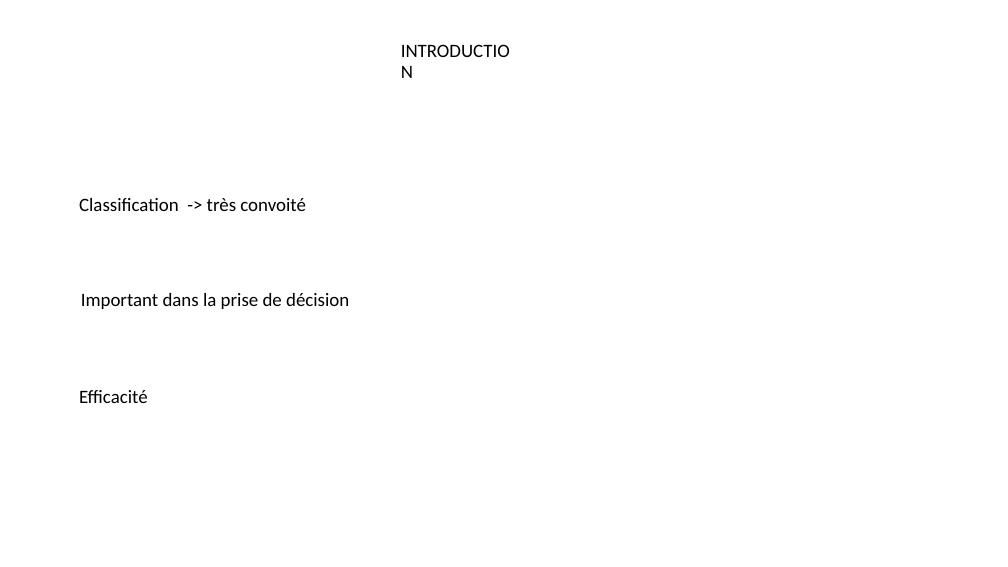
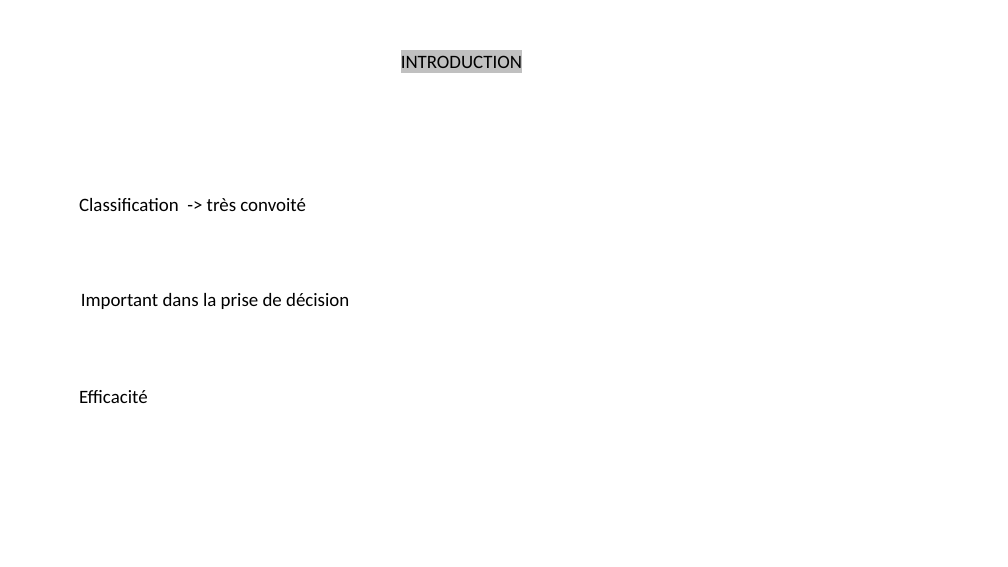
Before and after one commit to 2chenj/FeatureSelectionChallenge, a slide deck: slide 2 of miniProjetRattrapage.pptx. Drawn at 1008x567 pixels with LibreOffice and Linux fonts; fonts in the diff are those of the drawing. Boxes give left, top, right and bottom in pixels: in the first picture for what was removed or moved away, otherwise in the second. Text is boxed around its words. In the diff, an @@ line names an element or a change of style, - is before the commit and + after.

```diff
--- a/miniProjetRattrapage.pptx
+++ b/miniProjetRattrapage.pptx
@@ text "INTRODUCTION" at (401,55,522,68): highlight none to #C0C0C0 @@
```
Also in this commit, not shown: 5 other slides changed, 1 other file.
